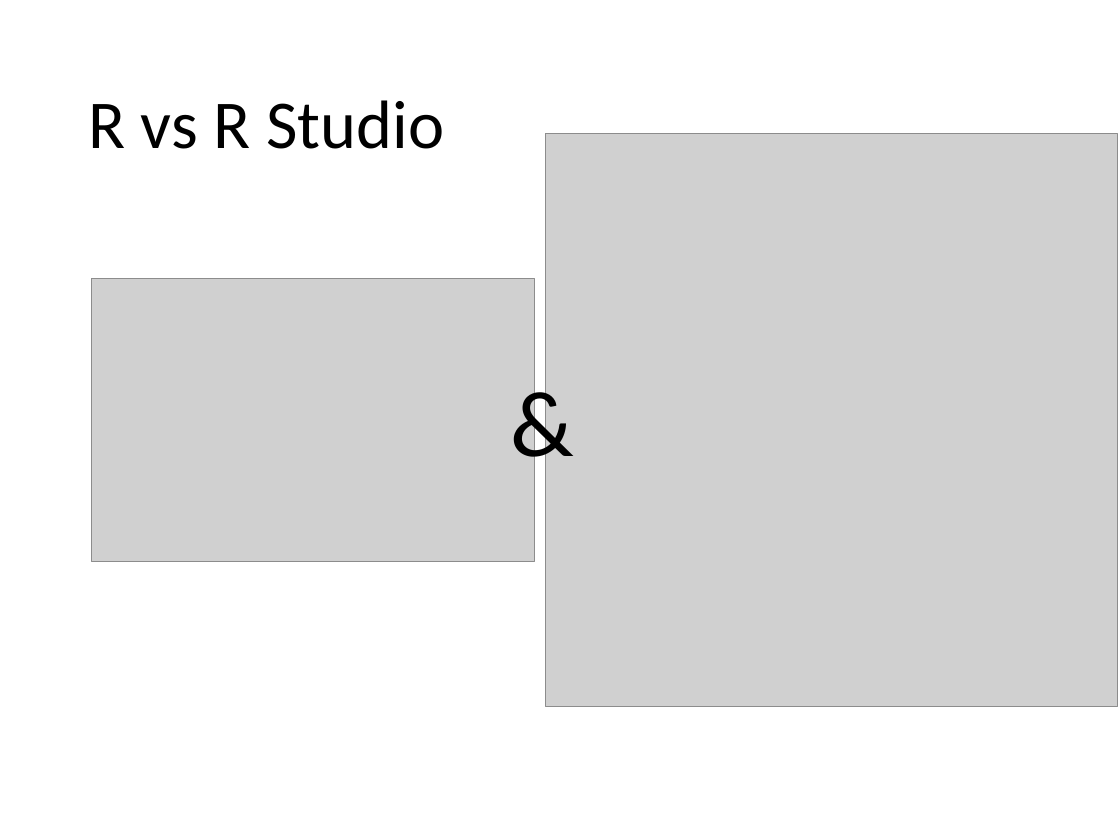
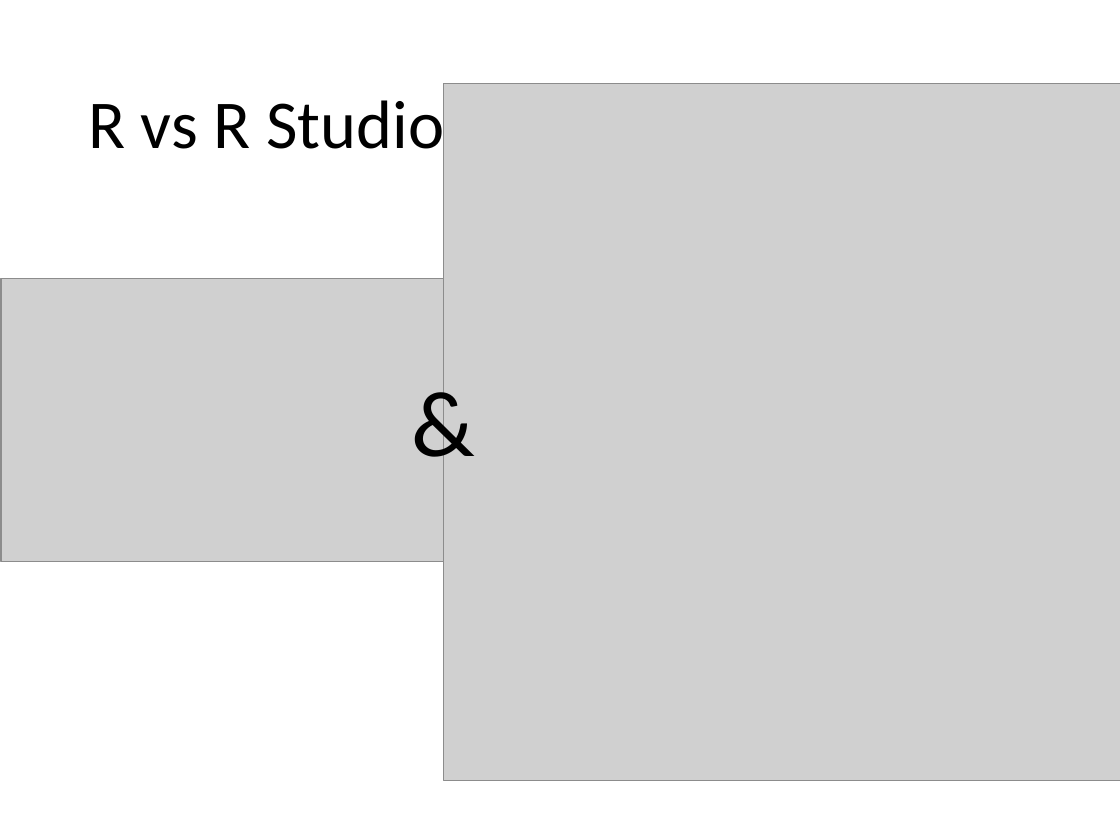
Before and after one commit to IamDunn/rtutorial, a slide deck: slide 3 of R Tutorial.pptx. Drawn at 1120x840 pixels with LibreOffice and Linux fonts; fonts in the diff are those of the drawing; grey boxes stand for pictures. Boxes give left, top, right and bottom in pixels: in the first picture for what was removed or moved away, otherwise in the second. Text is boxed around its words. In the diff, an @@ line names an element or a change of style, - is before the commit and + after.

```diff
--- a/R Tutorial.pptx
+++ b/R Tutorial.pptx
@@ picture: place and size @@
-picture at box(545, 134, 1118, 707)
+picture at box(444, 83, 1120, 781)
@@ picture: place and size @@
-picture at box(92, 279, 534, 561)
+picture at box(1, 279, 444, 561)
@@ text "&": place and size @@
-text "&" at box(500, 357, 587, 482)
+text "&" at box(401, 357, 488, 482)
```
Also in this commit, not shown: 2 other slides changed.
